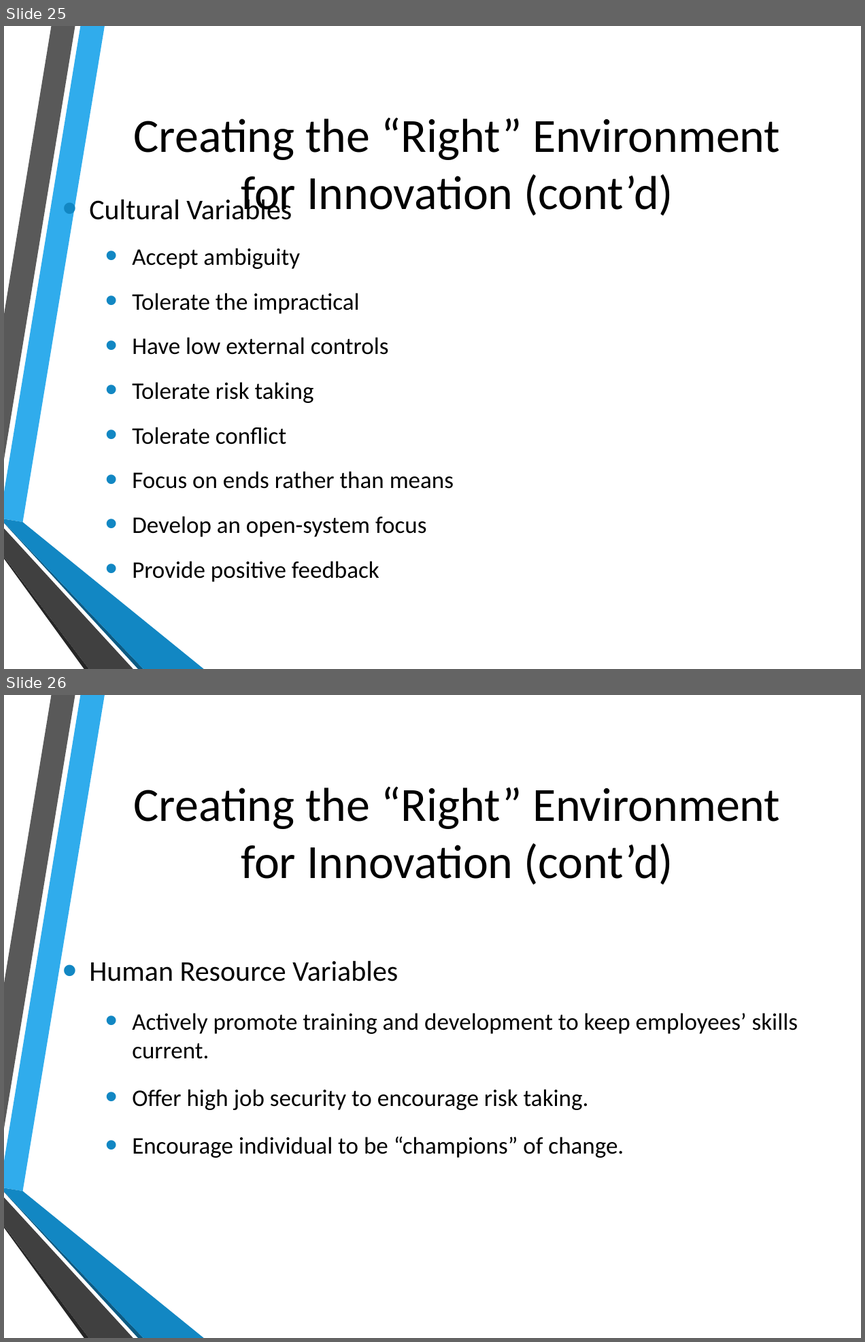
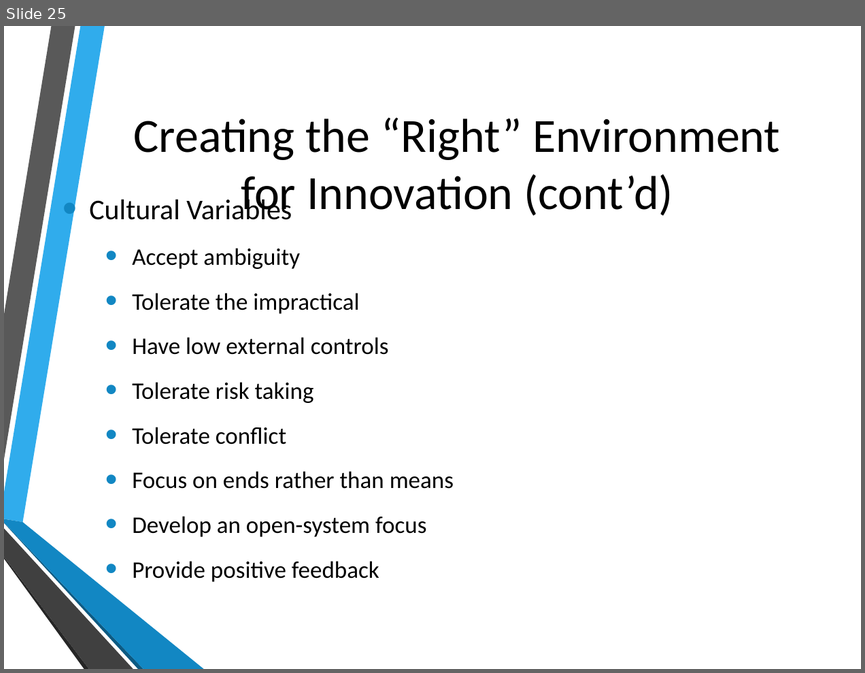
Before and after one commit to mirwaisdoost/teamwork, a slide deck: ICT - 5.ppt. Shown one above the other, each under a label of ours: slides 25 and 26 before the commit, slide 25 after it. The pictures are 865x1342 and 865x673 pixels, drawn with LibreOffice and Linux fonts; fonts in the diff are those of the drawing; background and template pictures are left out. Boxes give left, top, right and bottom in pixels: in the first picture for what was removed or moved away, otherwise in the second. Text is boxed around its words. In the diff, an @@ line names an element or a change of style, - is before the commit and + after.

Commit message:
ok

```diff
--- a/ICT - 5.ppt
+++ b/ICT - 5.ppt
@@ slide 26 removed at [4,695,861,1338], background picture (left out); not listed: 6 template elements that a slide beside it also shows @@
@@ title removed at [134,786,780,885] @@
-Creating the “Right” Environment for Innovation (cont’d)
@@ text removed at [89,960,798,1157] @@
-• Human Resource Variables
-  • Actively promote training and development to keep employees’ skills current.
-  • Offer high job security to encourage risk taking.
-  • Encourage individual to be “champions” of change.
```
Also in this commit, not shown: 1 other slide removed.
